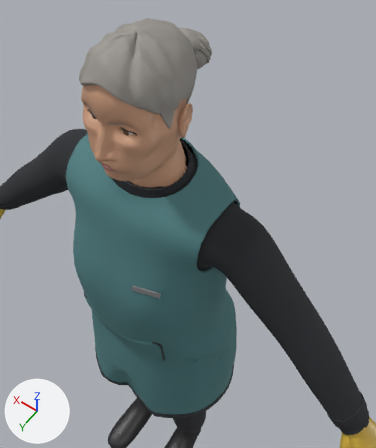
Two versions of the glTF model game/assets/characters/char_npc_cleaner_sl_b/char_npc_cleaner_sl_b.glb, one commit apart.
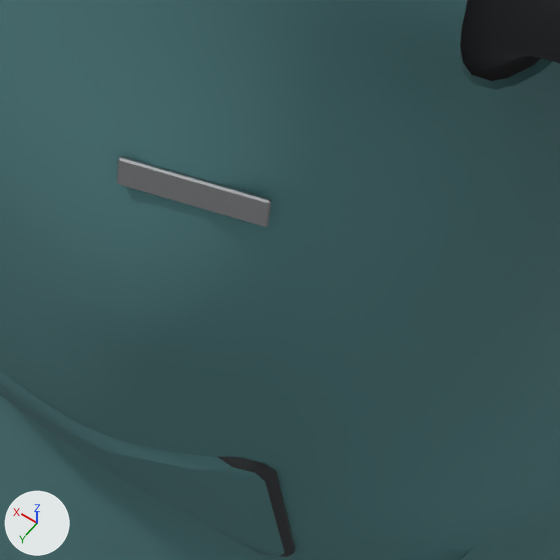
There are two pictures of each version: one from a 50 mm lens placed at (-0.447, 0.494, 2.101), pointed at (-0.086, -0.012, 1.306), one close up on the part from 29% to 57% of the width and 57% to 81% of the height. Lighting does not change. The marker at lower left points along +X, +Y and +Z. The first two pictures are the older version. Vertices at exactly the same position are counted once.

The scene before the commit, as lines of its bpy script (objects in view):
```python
me_gear = bpy.data.meshes.new('Gear')
me_gear.from_pydata(...)  # 24 vertices, 44 faces; spans x -0.1138..-0.0565, y 0.1127..0.1358, z 1.2308..1.2426
me_gear.materials.append(mat_m_char_metal_silver)  # grey #b4b6b8
me_outfit = bpy.data.meshes.new('Outfit')
me_outfit.from_pydata(...)  # 10966 vertices, 20896 faces; spans x -0.642..0.642, y -0.181..0.216, z 0.0..1.448
# faces by material slot: [3996, 7360, 2572, 1800, 3936, 528, 384, 320]
me_outfit.materials.append(mat_m_char_cleaner_teal)  # cyan #4f7f82
me_outfit.materials.append(mat_m_char_knit_graphite)  # dark grey #2a2c30
me_outfit.materials.append(mat_m_char_rubber_yellow)  # yellow #d2ae3e
me_outfit.materials.append(mat_m_char_shoe_black)  # black #1f1f22
me_outfit.materials.append(mat_m_char_trousers_black)  # black #26272b
me_outfit.materials.append(mat_m_char_waistcoat_graphite)  # dark grey #2e3136
me_outfit.materials.append(mat_m_leather_dark)  # brown #3a2a22
me_outfit.materials.append(mat_m_rubber_black)  # black #232427
ob_gear = bpy.data.objects.new('Gear', me_gear)
ob_gear.location = (0.0, 0.0, 0.0)
ob_outfit = bpy.data.objects.new('Outfit', me_outfit)
ob_outfit.location = (0.0, 0.0, 0.0)
```
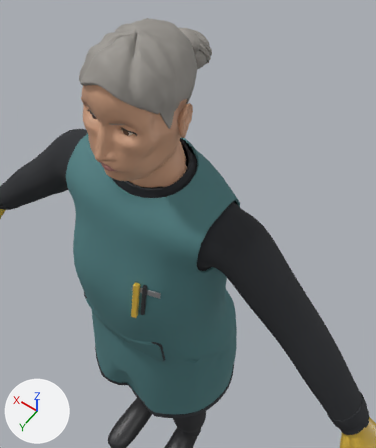
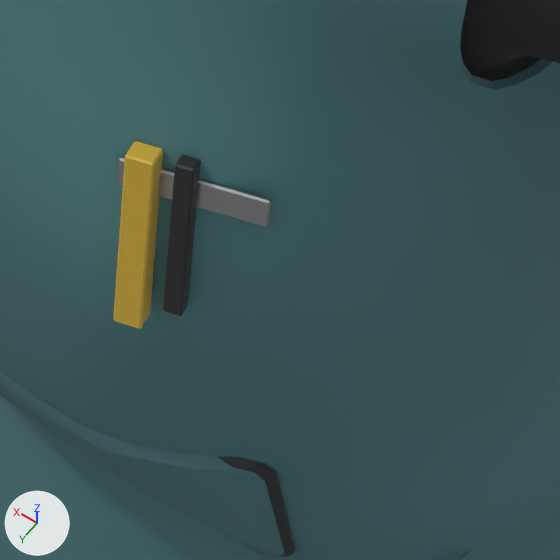
Edits to the scene script, one JSON object a line:
```json
{"op": "add", "block": "mat_m_polymer_black", "code": ["mat_m_polymer_black = principled_material('M_polymer_black')", "mat_m_polymer_black.base_color = (0.0194, 0.0203, 0.0232)  # black #26272a", "mat_m_polymer_black.roughness = 0.6"]}
{"block": "me_gear", "where": "# used by ob_gear; location = (0.0, 0.0, 0.0)"}
{"op": "remove", "block": "me_gear", "code": "me_gear.from_pydata(...)  # 24 vertices, 44 faces; spans x -0.1138..-0.0565, y 0.1127..0.1358, z 1.2308..1.2426"}
{"op": "add", "block": "me_gear", "code": "me_gear.from_pydata(...)  # 72 vertices, 132 faces; spans x -0.1138..-0.0565, y 0.1127..0.1603, z 1.1752..1.2535"}
{"block": "me_gear", "change": "me_gear part 1: a new loose piece of 24 vertices spanning x -0.0815..-0.0606, y 0.1225..0.1603, z 1.1752..1.2535, in mat_m_char_rubber_yellow (yellow #d2ae3e)"}
{"block": "me_gear", "change": "me_gear part 2: a new loose piece of 24 vertices spanning x -0.0936..-0.078, y 0.1184..0.1494, z 1.1844..1.2528, in mat_m_polymer_black (black #26272a)"}
{"op": "add", "block": "me_gear", "code": "me_gear.materials.append(mat_m_char_rubber_yellow)  # yellow #d2ae3e"}
{"op": "add", "block": "me_gear", "code": "me_gear.materials.append(mat_m_polymer_black)  # black #26272a"}
```

Boxes (x1, y1, x2, y2) around the edits, measured in the close-ups (560 x 560 px):
```json
{"object": "Gear", "change": "reshaped", "before": [116, 156, 272, 227], "after": [113, 141, 272, 329], "on screen": "162% taller"}
{"part": 1, "of": "me_gear", "change": "added", "after": [113, 141, 163, 329], "on screen": "yellow"}
{"part": 2, "of": "me_gear", "change": "added", "after": [163, 155, 201, 316], "on screen": "black"}
```
